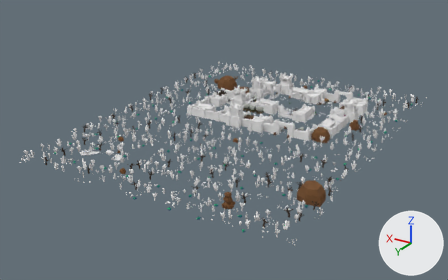
What one commit did to the glTF model public/assets/scenes/Map_Desert/models/scene.glb.
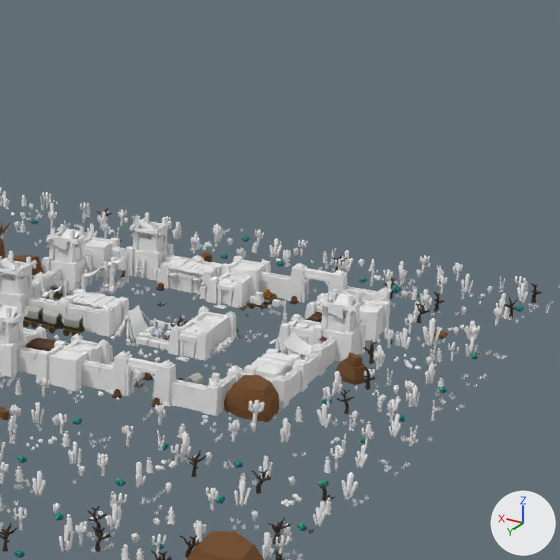
Old and new are each drawn whole from a camera (50 mm lens) standing at (-514.0, 461.0, 306.0) and looking at (-115.0, -205.0, -27.0) and again close up on the part from 52% to 95% of the width and 0% to 68% of the height. Lighting does not change. The marker at lower right points along +X, +Y and +Z. Where no turn or scale is listed for an object, it has been applied to the vertices.

The first close-up shows 'House 01 (3)', 'House 01 (5)', 'House 02', 'House 02 (2)', 'House 03 (1)', 'House Tower (1)', 'House Tower (2)', 'House Tower (3)', 'Rock Mountain 03 (1).001', 'Rock Mountain 03 (2)', 'Town Gate (1)', 'Town Gate (2)'.
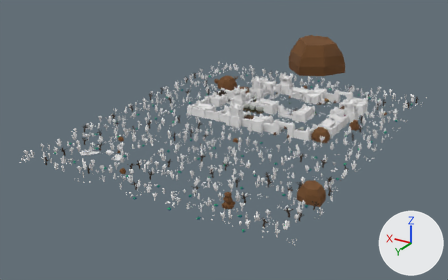
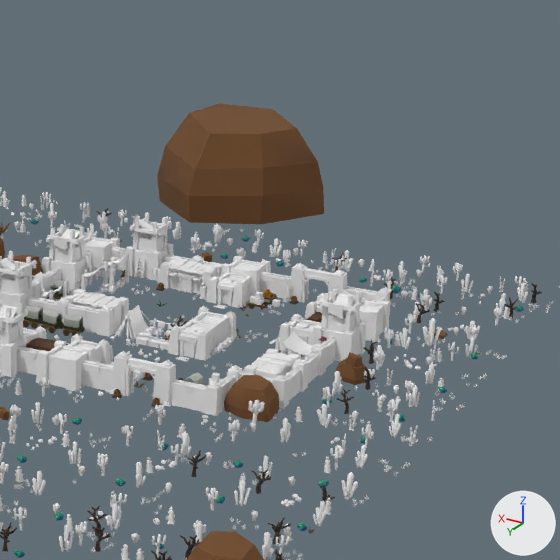
Pixel boxes [x1, y1, x2, y2] of what changed, in the close-ups (560 x 560 px):
'Rock Mountain 03 (3)', added (brown)
    after: [157, 103, 324, 225]

The change, as a diff of the scene's bpy script:
```diff
--- a/public/assets/scenes/Map_Desert/models/scene.glb.py
+++ b/public/assets/scenes/Map_Desert/models/scene.glb.py
@@ ob_rock_mountain_03__3 @@
+ob_rock_mountain_03__3 = bpy.data.objects.new('Rock Mountain 03 (3)', me_rock_mountain_03__2)
+ob_rock_mountain_03__3.parent = ob_city
+ob_rock_mountain_03__3.location = (-108.8, -47.9, 0.4)
+ob_rock_mountain_03__3.rotation_euler = (-1.571, 0.0, 0.839)  # degrees (-90, 0, 48)
+ob_rock_mountain_03__3.scale = (3.0, 3.0, 3.0)
```
